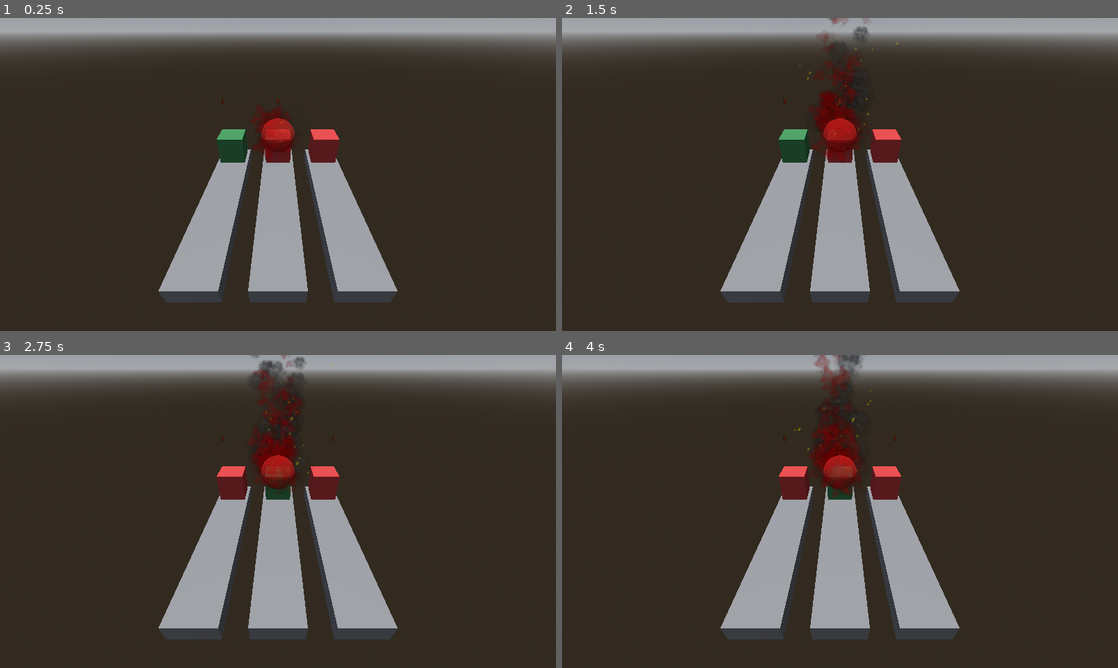
Above: before the commit, frames 1-4 (two rows, left to right).
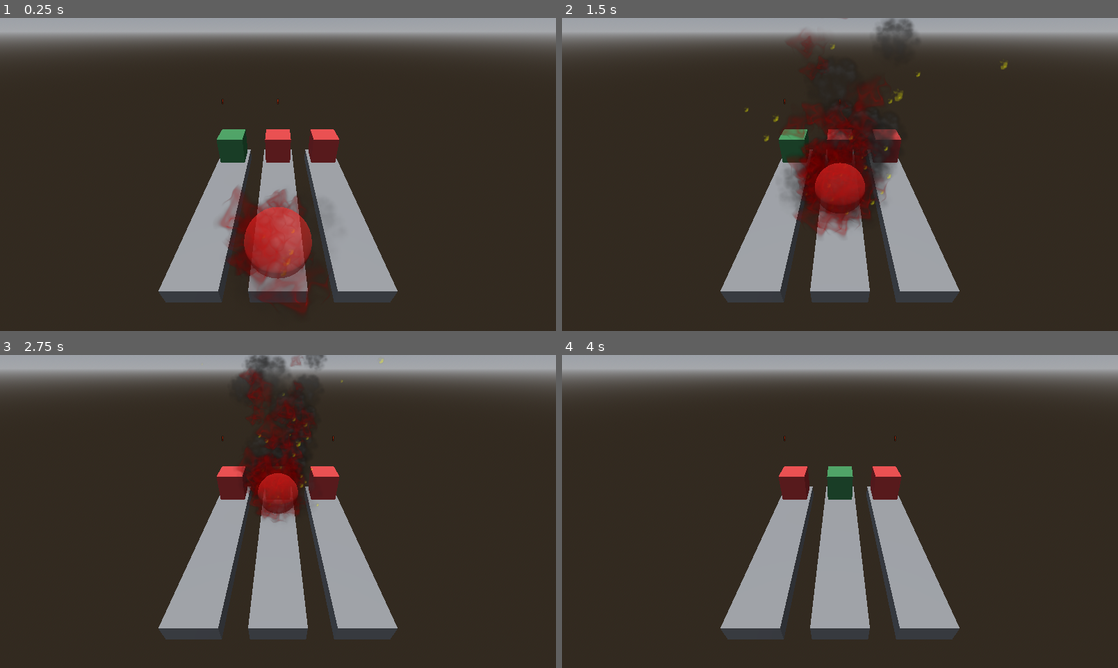
Above: after the commit, the same moments.

Repository: emmdie/3m5Jam2024_1
Game: Godot game, scene res://Scenes/game.tscn
Same seed, same stepped clock (60 frames per second), same inputs: the game is played once before the commit and once after it.
Inputs (mouse positions are in pixels of both pictures, inside the frame that each line leads up to):
- Up to frame 1 (0.25 s): no input
- Up to frame 2 (1.5 s): move the mouse to (962, 158) at 0.52 s; move the mouse to (728, 190) at 1.27 s
- Up to frame 3 (2.75 s): move the mouse to (333, 442) at 2.02 s
- Up to frame 4 (4 s): move the mouse to (812, 574) at 2.77 s; move the mouse to (1006, 558) at 3.52 s

The runs differ from the first frame. In frame 1, 4.3% of the frame differs, in the area x 39-59%, y 28-94%; in frame 2, 5.8%, in the area x 32-81%, y 0-70%; in frame 3, 2.8%; in frame 4, 1.7%.

Commit message:
add fire summon test

Diff:
--- a/Scenes/game.gd
+++ b/Scenes/game.gd
@@ -76,6 +76,7 @@
 
 	GameState.tower_switch_timer = get_tree().create_timer(GameState.rules.tower_switch_time)
 	GameState.tower_switch_timer.timeout.connect(__on_tower_switch, CONNECT_ONE_SHOT)
+	GameState.unit_reached_tower.connect(__on_unit_reached_tower)
 
 	switches.append(SwitchTowerDef.new(lanes))
 
@@ -128,3 +129,7 @@
 
 	await get_tree().create_timer(0.5).timeout
 	__animate_warning_appear()
+
+
+func __on_unit_reached_tower(unit: Unit) -> void:
+	unit.fight(true)
--- a/Scenes/lane.gd
+++ b/Scenes/lane.gd
@@ -6,8 +6,8 @@
 @export var progress: float = 0.0
 @export var lange_length: float = 4.0:
 	set(val):
-		$CSGBox3D.size.z = lange_length
-		$CSGBox3D.position.z = lange_length / 2.0
+		$CSGBox3D.size.z = val
+		$CSGBox3D.position.z = val / 2.0
 		lange_length = val
 
 func _ready():
--- a/Scenes/units/base_unit.gd
+++ b/Scenes/units/base_unit.gd
@@ -22,3 +22,7 @@
 func set_lane(lane: Lane) -> void:
 	current_lane = lane
 	current_lane.add_child(self)
+
+
+func fight(_has_won_fight: bool) -> void:
+	pass
--- a/Scenes/units/player_unit/state_summon.gd
+++ b/Scenes/units/player_unit/state_summon.gd
@@ -5,15 +5,15 @@
 func start() -> void:
 	var unit: Unit = behavior.unit
 	unit.current_lane.add_child(unit)
+	unit.position.z = unit.current_lane.lange_length
 	start_move()
-	unit.position.z = unit.current_lane.lange_length
 
 
 func start_move() -> void:
 	var unit: Unit = behavior.unit
 	var tween: Tween = behavior.create_tween()
 
-	tween.tween_property(unit, "position.z", 0, GameState.rules.unit_lane_completion_time)
+	tween.tween_property(unit, "position:z", 1, GameState.rules.unit_lane_completion_time)
 	tween.play()
 	await tween.finished
-	GameState.unit_reached_tower(unit)
+	GameState.unit_reached_tower.emit(unit)
--- a/Singletons/game_state.gd
+++ b/Singletons/game_state.gd
@@ -1,5 +1,7 @@
 @tool
 extends GameStateBase
+
+signal unit_reached_tower(unit: Unit)
 
 var rules := GameRules.new()
 
--- a/lib/state_machine/state.gd
+++ b/lib/state_machine/state.gd
@@ -13,3 +13,4 @@
 func end(new_state: State) -> void:
 	new_state.behavior = behavior
 	behavior.current_state = new_state
+	new_state.start()
Not shown: 7 places in Scenes/units/player_unit/fire_unit.tscn that only renumber resources
